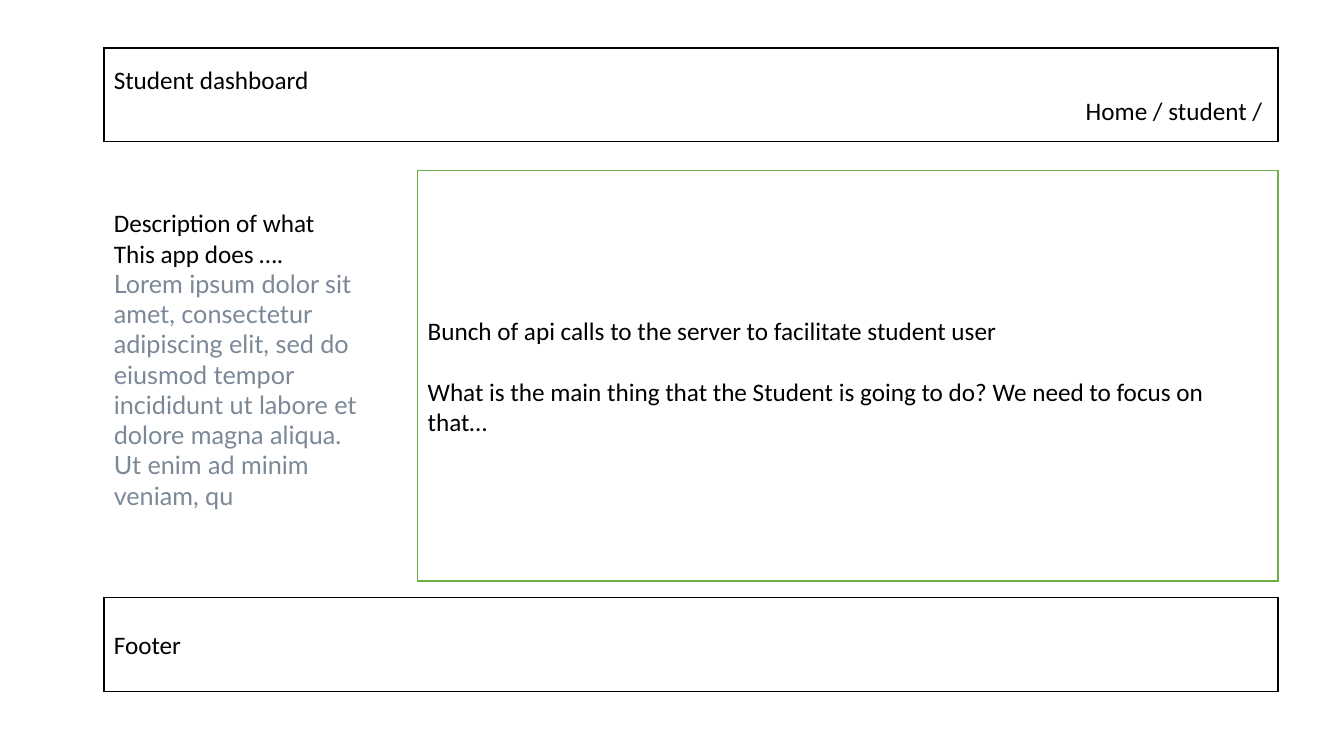
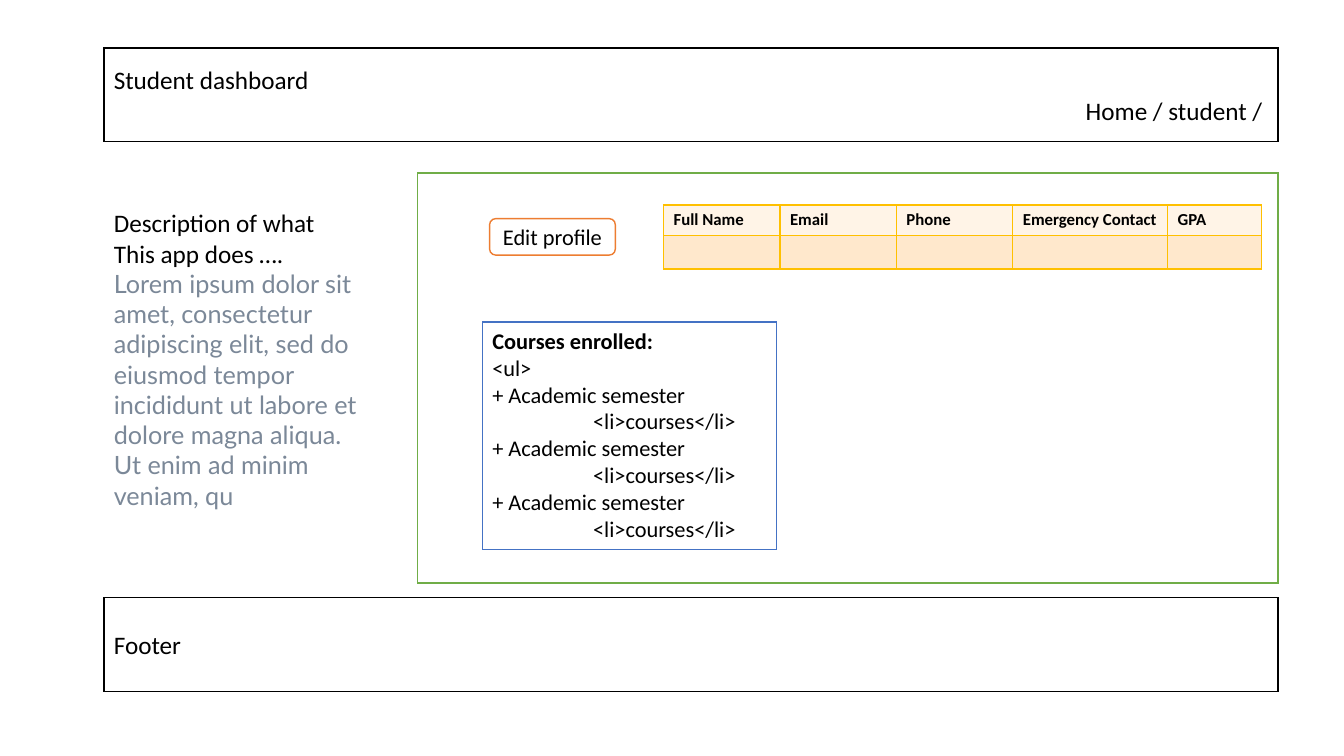
Before and after one commit to dinozio-design/SchoolMaster, a slide deck: slide 3 of Notes/School Master.pptx. Drawn at 1344x756 pixels with LibreOffice and Linux fonts; fonts in the diff are those of the drawing. Boxes give left, top, right and bottom in pixels: in the first picture for what was removed or moved away, otherwise in the second. Text is boxed around its words. In the diff, an @@ line names an element or a change of style, - is before the commit and + after.

```diff
--- a/Notes/School Master.pptx
+++ b/Notes/School Master.pptx
@@ table added at box(663, 205, 1262, 268), 2 rows, 5 columns @@
+Full Name | Email | Phone | Emergency Contact | GPA
+ |  |  |  | 
@@ rounded rectangle added at box(490, 219, 616, 255), fill #FFFFFF, outline #ED7D31 1 pt, 16 pt, text #000000 @@
+Edit profile
@@ text in rectangle at box(428, 322, 1203, 431): text removed @@
-Bunch of api calls to the server to facilitate student user
-What is the main thing that the Student is going to do? We need to focus on that…
@@ rectangle added at box(483, 323, 777, 551), fill #FFFFFF, outline #4472C4 1 pt, 16 pt, text #000000 @@
+Courses enrolled:
+<ul>
++ Academic semester
+<li>courses</li>
++ Academic semester
+<li>courses</li>
++ Academic semester
+<li>courses</li>
```
Also in this commit, not shown: 1 other slide changed.
